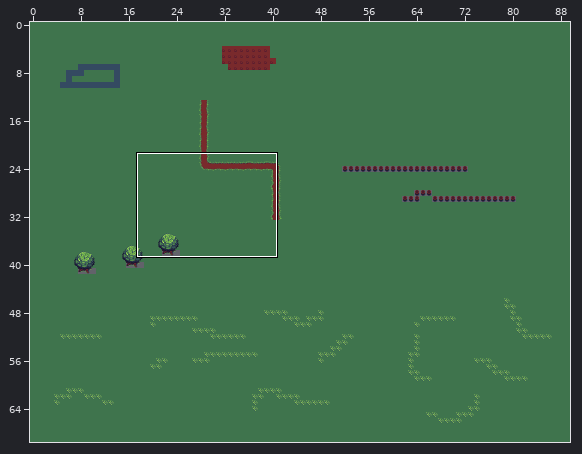
A Tiled map gets an edit: data/levels/Level5.tmx. Above, an overview of the earlier version with the close-up marked.
Close-up. As it was:
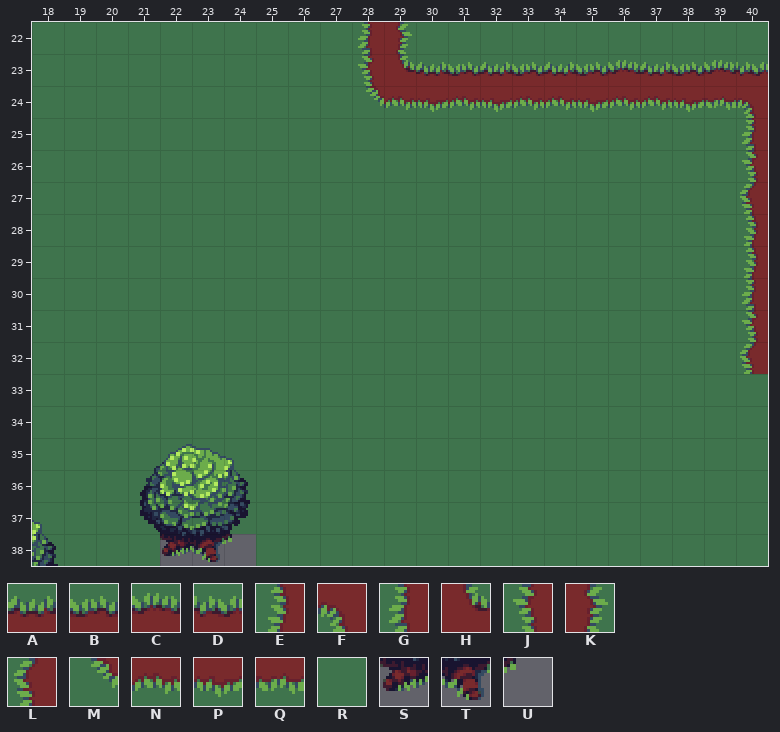
Cells are 16x16 px. Shown: x 18..40, y 22..38. The commit also changed other parts of the map, which this record leaves out.
Key: from "buch-outdoor": A 1 "3", B 2 "3", C 3 "3", D 4 "3", E 24 "3", F 26 "3", G 48 "3", H 49 "3", J 72 "3", K 77 "3", L 96 "3", M 120 "3", N 121 "3", P 122 "3", Q 123 "3", R 174 "3", S 232 "4", T 233 "4", U 234 "4".
_ is an empty cell, # one hidden under a higher layer.
Layers that did not change in this view are not listed.
Layer "Group/Layer0" before, first column x 18:
22 RRRRRRRRRRGKRRRRRRRRRRR
23 RRRRRRRRRRJHABABABCABCD
24 RRRRRRRRRRMNPNPNNPNNPQF
25 RRRRRRRRRRRRRRRRRRRRRRG
26 RRRRRRRRRRRRRRRRRRRRRRJ
27 RRRRRRRRRRRRRRRRRRRRRRL
28 RRRRRRRRRRRRRRRRRRRRRRE
29 RRRRRRRRRRRRRRRRRRRRRRE
30 RRRRRRRRRRRRRRRRRRRRRRG
31 RRRRRRRRRRRRRRRRRRRRRRJ
32 RRRRRRRRRRRRRRRRRRRRRRL
33 RRRRRRRRRRRRRRRRRRRRRRR
34 RRRRRRRRRRRRRRRRRRRRRRR
35 RRRRRRRRRRRRRRRRRRRRRRR
36 RRRR##RRRRRRRRRRRRRRRRR
37 RRRR##RRRRRRRRRRRRRRRRR
38 RRRRSTURRRRRRRRRRRRRRRR
The result:
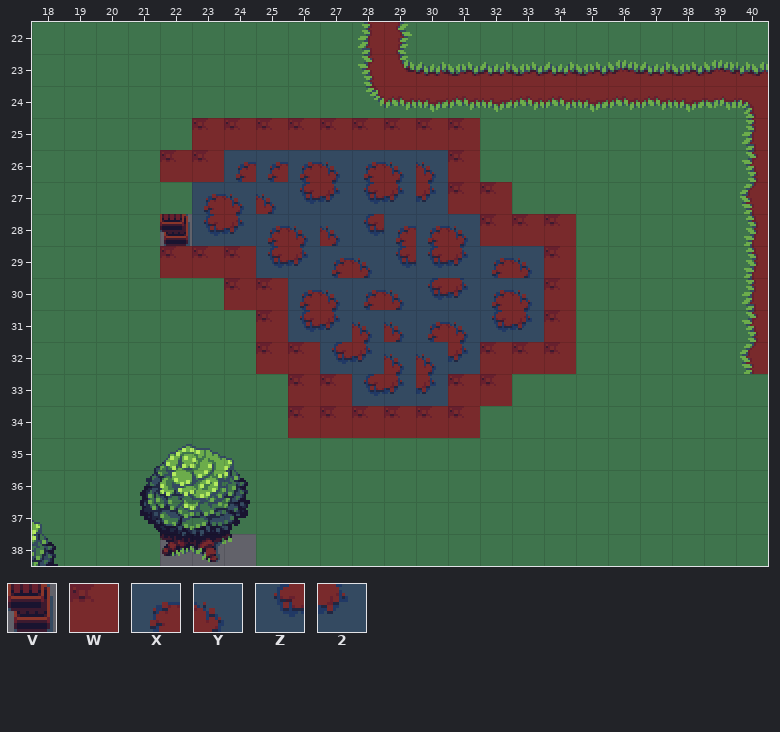
Further tiles: from "buch-outdoor": V 43 "10", W 132 "4", X 176 "3", Y 177 "3", Z 200 "3", 2 201 "3".
Tiles of an added or newly shown layer are drawn over the layers below it.
From old to new:
Layer "Group/Layer0":
Tile V replaces tile R in row 28 at x 22.
Tile W replaces tile R in row 25 at x 23 to 31; in row 26 at x 22 to 23 and 31; in row 27 at x 31 to 32; in row 28 at x 32 to 34; in row 29 at x 22 to 24 and 34; in row 30 at x 24 to 25 and 34.
Tile W replaces tile R in row 31 at x 25 and 34; in row 32 at x 25 to 26 and 32 to 34; in row 33 at x 26 to 27 and 31 to 32; in row 34 at x 26 to 31.
Layer "Group2/Layer0" (added):
Tile 2 is added in row 27 at x 27 and 29 to 30; in row 28 at x 24; in row 29 at x 26 and 31; in row 30 at x 31; in row 31 at x 27 and 33; in row 32 at x 28 and 31.
Tile 2 is added in row 33 at x 29 to 30.
Tile X is added in row 26 at x 24 to 26 and 28; in row 27 at x 23; in row 28 at x 25 and 29 to 30; in row 29 at x 27 and 32; in row 30 at x 26, 28 and 32; in row 31 at x 30.
Tile Y is added in row 26 at x 27 and 29 to 30; in row 27 at x 24 to 25; in row 28 at x 26 to 27 and 31; in row 29 at x 28 and 33; in row 30 at x 27, 29 and 33; in row 31 at x 28 to 29 and 31.
Tile Y is added in row 32 at x 29 to 30.
Tile Z is added in row 27 at x 26 and 28; in row 28 at x 23 and 28; in row 29 at x 25 and 29 to 30; in row 30 at x 30; in row 31 at x 26 and 32; in row 32 at x 27.
Tile Z is added in row 33 at x 28.
